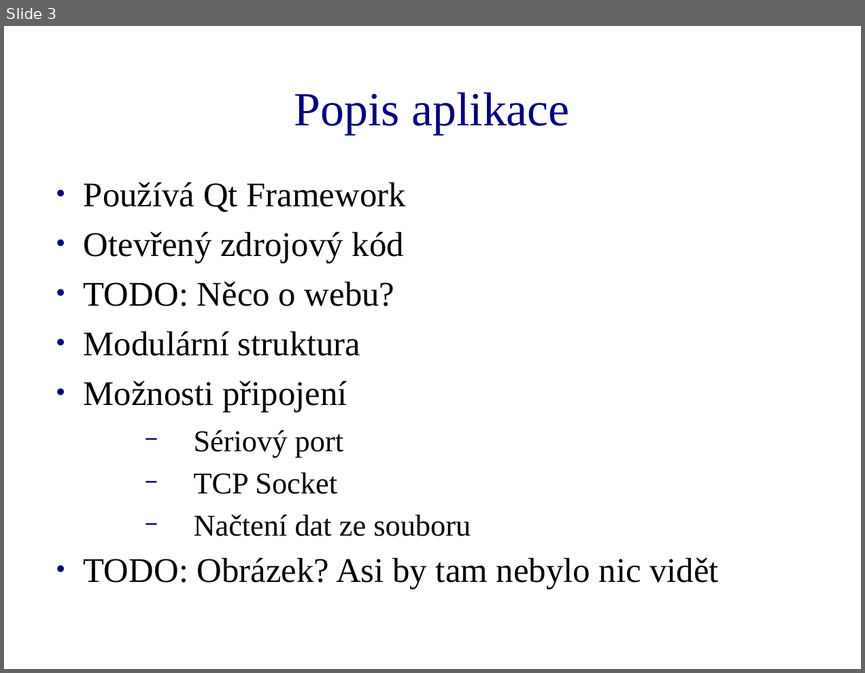
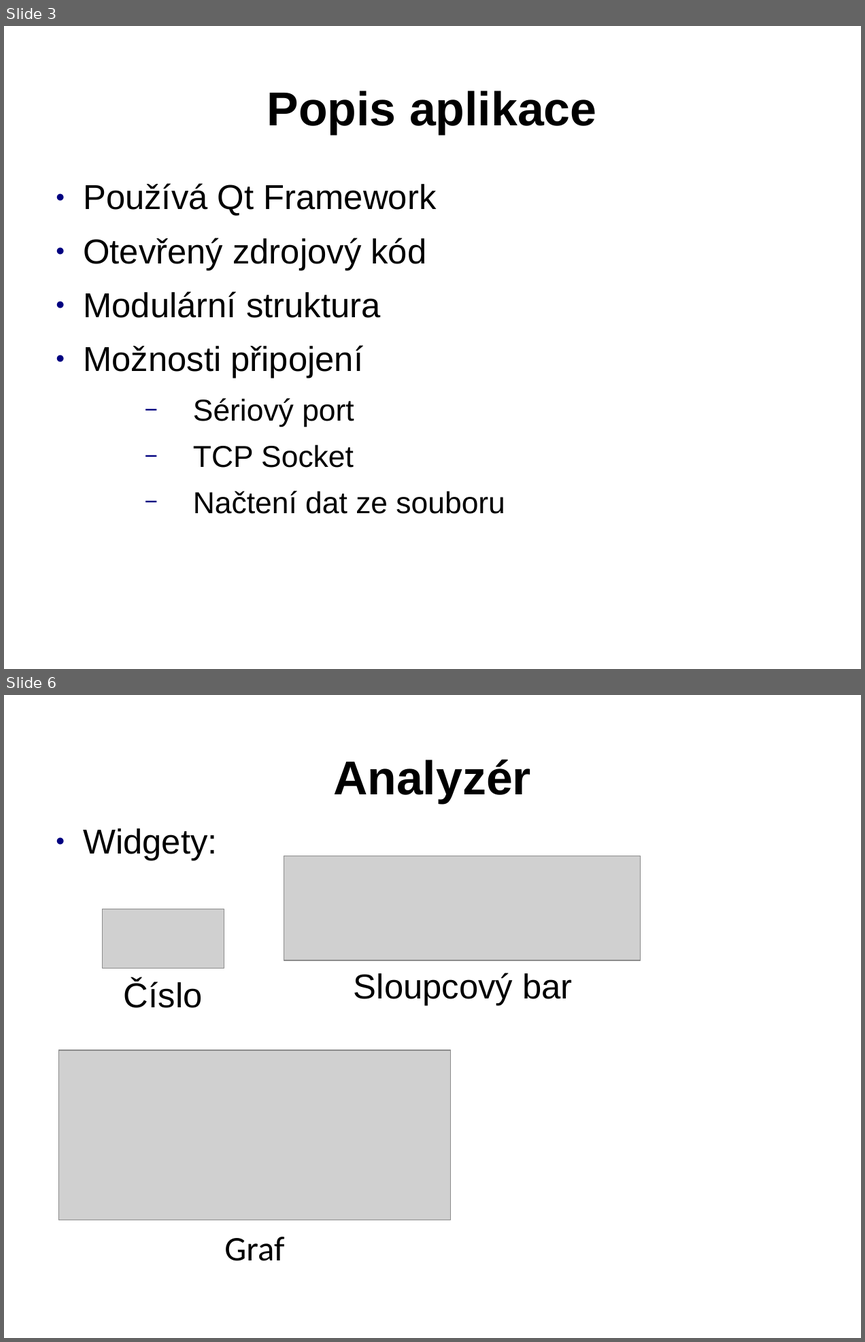
Before and after one commit to Tasssadar/soc, a slide deck: prezentace.ppt. Shown one above the other, each under a label of ours: slide 3 before the commit, slides 3 and 6 after it; the slides between them are not shown. The pictures are 865x673 and 865x1342 pixels, drawn with LibreOffice and Linux fonts; fonts in the diff are those of the drawing; grey boxes stand for pictures; background and template pictures are left out. Boxes give left, top, right and bottom in pixels: in the first picture for what was removed or moved away, otherwise in the second. Text is boxed around its words. In the diff, an @@ line names an element or a change of style, - is before the commit and + after.

```diff
--- a/prezentace.ppt
+++ b/prezentace.ppt
@@ slide 6 added at [4,695,861,1338], background picture (left out) @@
@@ title added at [333,759,531,804], 44 pt, text #000000, bold @@
+Analyzér
@@ text added at [83,828,217,860], 32 pt, text #000000 @@
+● Widgety:
@@ picture added at [284,856,640,960] @@
@@ picture added at [102,910,224,968] @@
@@ text added at [124,979,203,1008], 32 pt, text #000000 @@
+Číslo
@@ text added at [354,972,572,1006], 32 pt, text #000000 @@
+Sloupcový bar
@@ picture added at [59,1051,450,1221] @@
@@ text added at [224,1236,284,1261], 32 pt, text #000000 @@
+Graf
@@ slide 3 changed as well @@
@@ title "Popis aplikace" at [267,91,596,135]: font Times New Roman to Arial, text colour #000080 to #000000, bold on @@
@@ text "Používá Qt Framework" at [83,183,504,514]: font Times New Roman to Arial; line spacing 0.83 to 0.93; indent changed @@
@@ text at [84,281,395,306]: paragraph removed @@
-● TODO: Něco o webu?
@@ text at [84,557,718,588]: paragraph removed @@
-● TODO: Obrázek? Asi by tam nebylo nic vidět
```
Also in this commit, not shown: 2 other slides changed, 5 other slides added, 2 slides removed.
